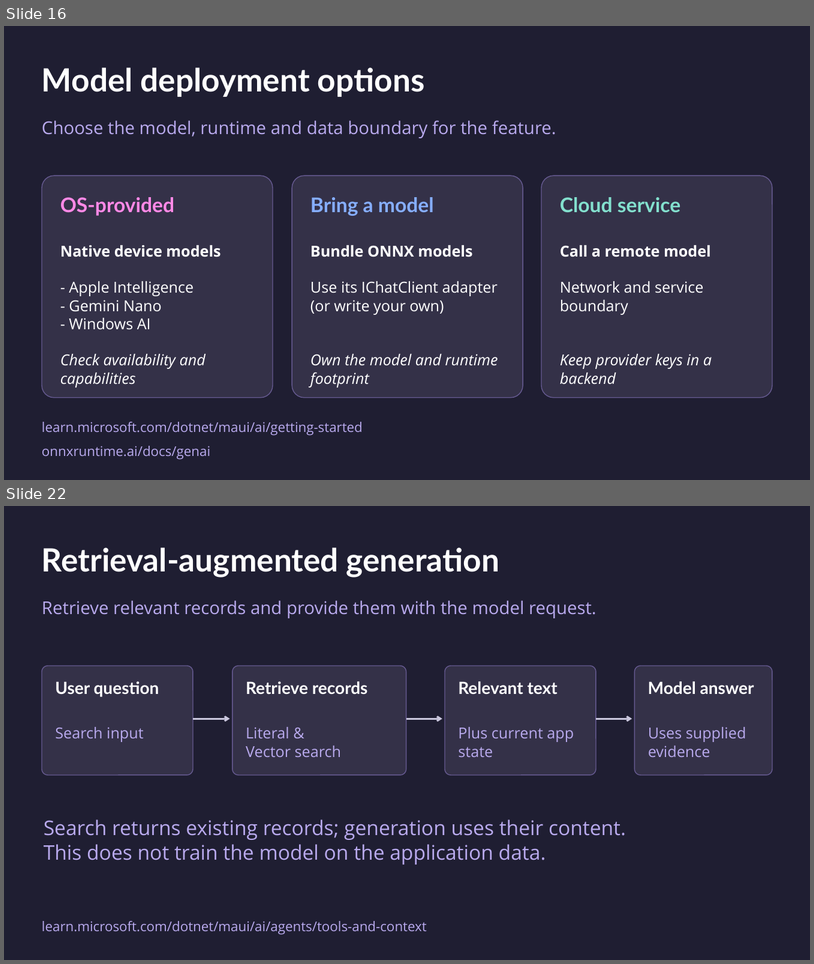
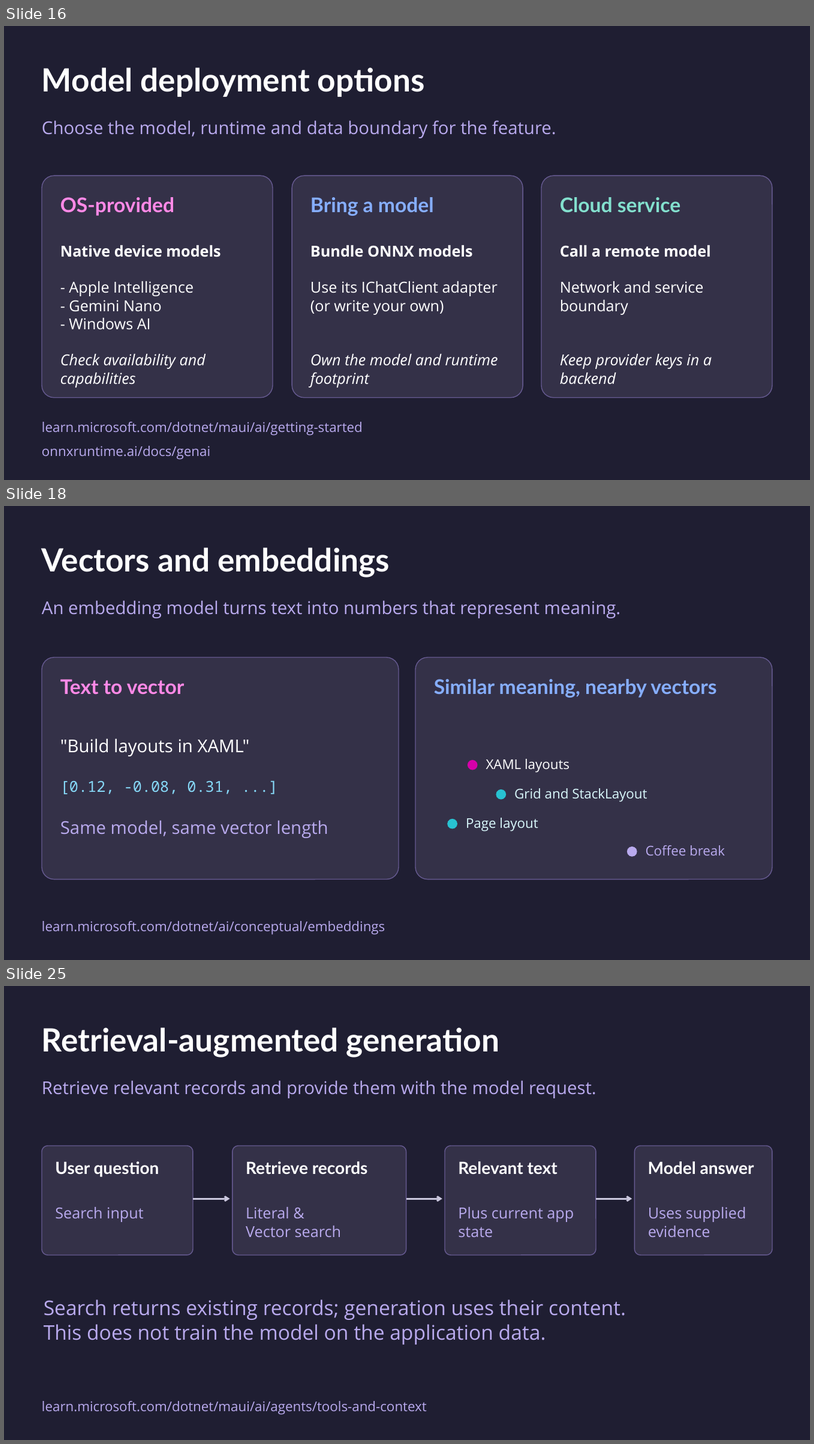
Before and after one commit to mattleibow/dotnetconf2026, a slide deck: slides.pptx. Shown one above the other, each under a label of ours: slides 16 and 22 before the commit, slides 16, 18 and 25 after it; the slides between them are not shown. The pictures are 814x964 and 814x1444 pixels, drawn with LibreOffice and Linux fonts; fonts in the diff are those of the drawing. Boxes give left, top, right and bottom in pixels: in the first picture for what was removed or moved away, otherwise in the second. Text is boxed around its words. In the diff, an @@ line names an element or a change of style, - is before the commit and + after.

```diff
--- a/slides.pptx
+++ b/slides.pptx
@@ slide 18 added at box(4, 506, 810, 960), background #1F1E32 @@
@@ text added at box(42, 547, 390, 577), 38 pt, text #FFFFFF, bold @@
+Vectors and embeddings
@@ text added at box(42, 600, 621, 618), 21 pt, text #B9AAEE @@
+An embedding model turns text into numbers that represent meaning.
@@ rounded rectangle added at box(42, 657, 398, 879), fill #343148, outline #665A91 1 pt @@
@@ rounded rectangle added at box(416, 657, 773, 879), fill #343148, outline #665A91 1 pt @@
@@ text added at box(60, 679, 185, 694), 24 pt, text #FF89E7, bold @@
+Text to vector
@@ text added at box(434, 679, 717, 697), 24 pt, text #86AEFF, bold @@
+Similar meaning, nearby vectors
@@ text added at box(60, 738, 328, 838), 21 pt, text #B9AAEE @@
+"Build layouts in XAML"
+[0.12, -0.08, 0.31, ...]
+Same model, same vector length
@@ ellipse added at box(468, 759, 478, 770), fill #D600AA @@
@@ text added at box(486, 759, 570, 772), 16 pt, text #FFFFFF @@
+XAML layouts
@@ ellipse added at box(497, 789, 507, 799), fill #28C2D1 @@
@@ text added at box(515, 788, 647, 801), 16 pt, text #D9F8FC @@
+Grid and StackLayout
@@ ellipse added at box(447, 819, 458, 829), fill #28C2D1 @@
@@ text added at box(466, 817, 538, 831), 16 pt, text #D9F8FC @@
+Page layout
@@ ellipse added at box(628, 846, 638, 856), fill #B9AAEE @@
@@ text added at box(646, 845, 725, 855), 16 pt, text #B9AAEE @@
+Coffee break
@@ text added at box(42, 921, 385, 934), 16 pt, text #B9AAEE @@
+learn.microsoft.com/dotnet/ai/conceptual/embeddings
@@ what was slide 22 is now slide 25 @@
```
Also in this commit, not shown: 3 slides changed, 3 other slides added.
